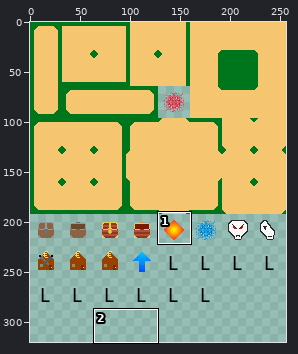
One commit to this sprite sheet: tiles/minimalist/Tiles1.png. The picture above shows the old version from afar; the outline marks the close-up.
Close-up. Old version:
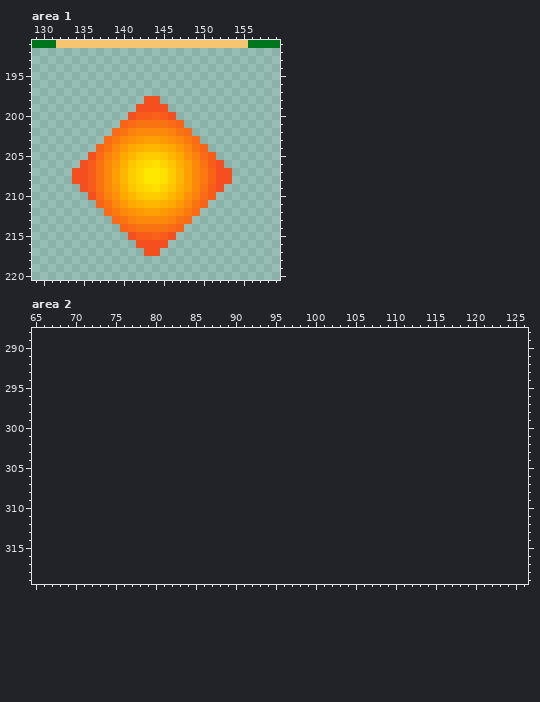
The file is 256x288 pixels. Colours within 5 levels of each other are drawn and written as one. Shown: area 1: x 129..159, y 191..220; area 2: x 65..126, y 288..319. The old version is drawn lined up with the new one, on the new canvas. The commit also changed other parts of the picture, which this record leaves out.
After the commit:
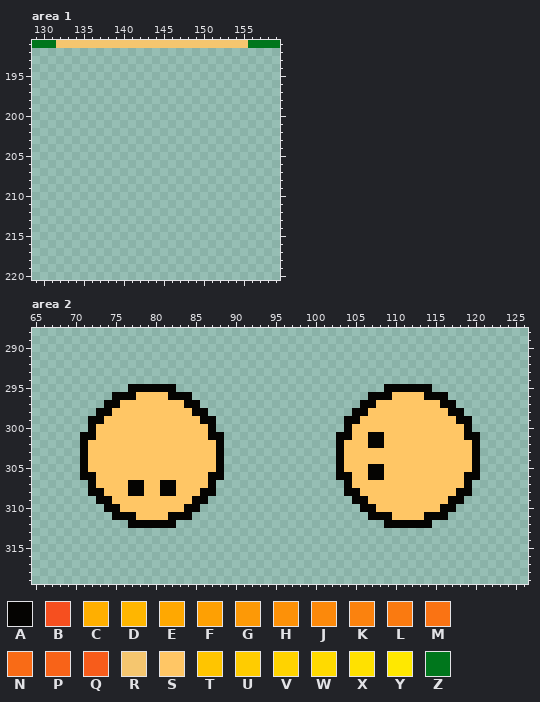
Palette (. is transparent): A #050402  B #f64f1f  C #ffaf00  D #ffb600  E #ffa801  F #fea003  G #fd9906  H #fd9108  J #fc890b  K #fb820e  L #fa7a10  M #fa7313  N #f96b16  P #f86318  Q #f75c1b  R #f5c66f  S #ffc665  T #ffc500  U #ffcc00  V #ffd300  W #ffda00  X #ffe100  Y #ffe800  Z #00761c
Difference:
canvas 256x288 -> 256x320
Changed rows in their new state; - is an unchanged pixel.
Area 1:
first column x 134:
198 ---------..---------
199 --------....--------
200 -------......-------
201 ------........------
202 -----..........-----
203 ----............----
204 ---..............---
205 --................--
206 -..................-
207 ....................
208 ....................
209 -..................-
210 --................--
211 ---..............---
212 ----............----
213 -----..........-----
214 ------........------
215 -------......-------
216 --------....--------
217 ---------..---------
Area 2:
first column x 71:
295 ------AAAAAA--------------------------AAAAAA------
296 ----AAASSSSAAA----------------------AAASSSSAAA----
297 ---AASSSSSSSSAA--------------------AASSSSSSSSAA---
298 --AASSSSSSSSSSAA------------------AASSSSSSSSSSAA--
299 -AASSSSSSSSSSSSAA----------------AASSSSSSSSSSSSAA-
300 -ASSSSSSSSSSSSSSA----------------ASSSSSSSSSSSSSSA-
301 AASSSSSSSSSSSSSSAA--------------AASSAASSSSSSSSSSAA
302 ASSSSSSSSSSSSSSSSA--------------ASSSAASSSSSSSSSSSA
303 ASSSSSSSSSSSSSSSSA--------------ASSSSSSSSSSSSSSSSA
304 ASSSSSSSSSSSSSSSSA--------------ASSSSSSSSSSSSSSSSA
305 ASSSSSSSSSSSSSSSSA--------------ASSSAASSSSSSSSSSSA
306 AASSSSSSSSSSSSSSAA--------------AASSAASSSSSSSSSSAA
307 -ASSSSAASSAASSSSA----------------ASSSSSSSSSSSSSSA-
308 -AASSSAASSAASSSAA----------------AASSSSSSSSSSSSAA-
309 --AASSSSSSSSSSAA------------------AASSSSSSSSSSAA--
310 ---AASSSSSSSSAA--------------------AASSSSSSSSAA---
311 ----AAASSSSAAA----------------------AAASSSSAAA----
312 ------AAAAAA--------------------------AAAAAA------
Pixel boxes of the changes (left, top, right, bottom) in both close-ups:
erased: (72, 96, 232, 256)
added: (80, 384, 224, 528)
added: (336, 384, 480, 528)
